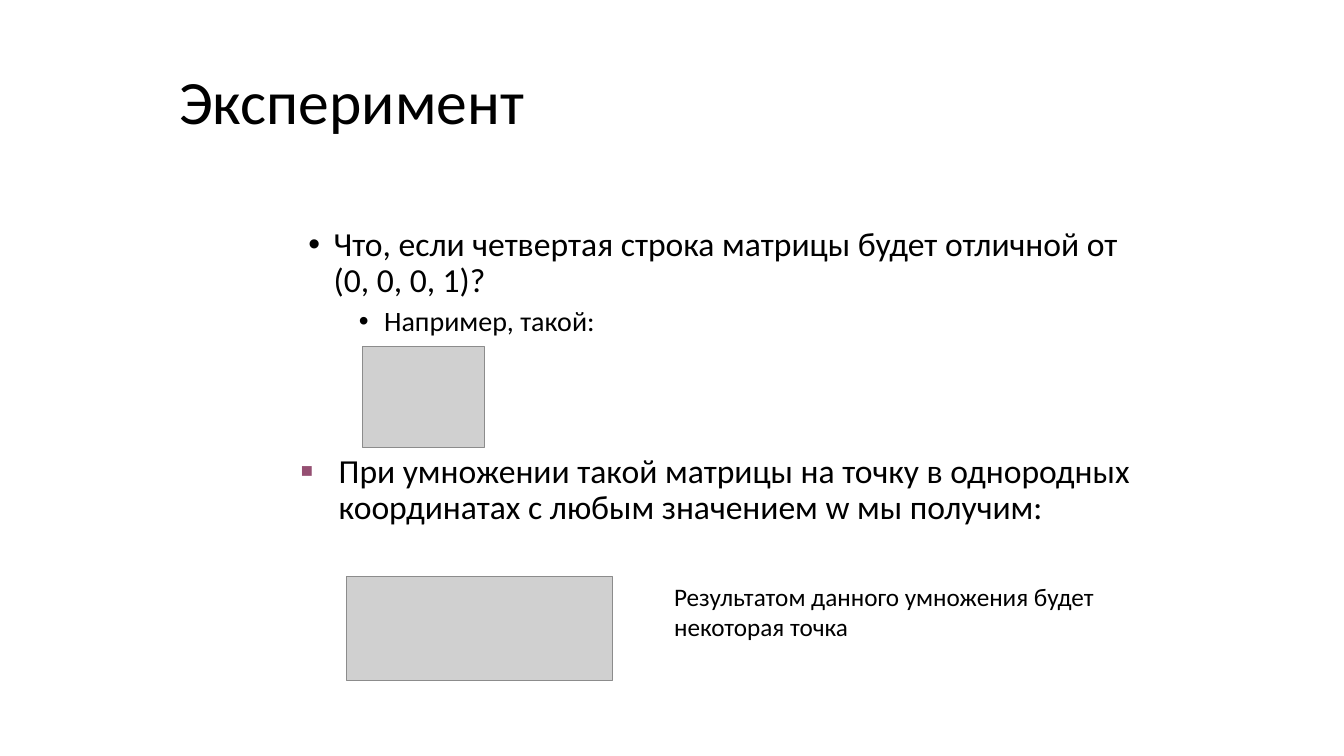
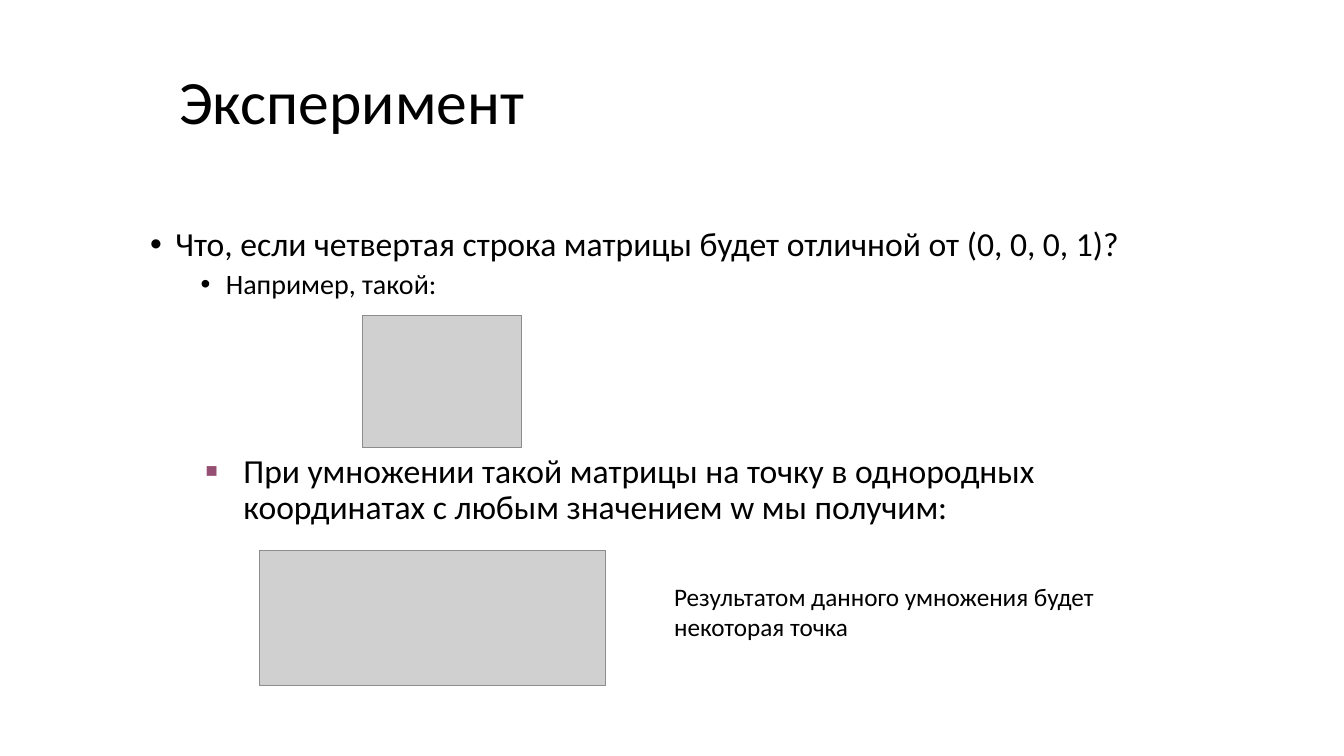
Before and after one commit to alexey-malov/cg-course, a slide deck: slide 145 of lectures/03 - Векторный анализ, трансформации и матрицы.pptx. Drawn at 1344x756 pixels with LibreOffice and Linux fonts; fonts in the diff are those of the drawing; grey boxes stand for pictures. Boxes give left, top, right and bottom in pixels: in the first picture for what was removed or moved away, otherwise in the second. Text is boxed around its words. In the diff, an @@ line names an element or a change of style, - is before the commit and + after.

```diff
--- a/lectures/03 - Векторный анализ, трансформации и матрицы.pptx
+++ b/lectures/03 - Векторный анализ, трансформации и матрицы.pptx
@@ text "Что, если четвертая строка матрицы ..." rewrapped from bbox=[334, 233, 1117, 336] to bbox=[175, 231, 1119, 299] @@
@@ picture: place and size @@
-picture at bbox=[363, 347, 485, 448]
+picture at bbox=[363, 316, 521, 447]
@@ text "При умножении такой матрицы на ...": place and size @@
-text "При умножении такой матрицы на ..." at bbox=[339, 460, 1129, 525]
+text "При умножении такой матрицы на ..." at bbox=[243, 460, 1034, 525]
@@ picture: place and size @@
-picture at bbox=[347, 577, 613, 681]
+picture at bbox=[259, 551, 606, 686]
```
Also in this commit, not shown: 14 other slides changed, 2 slides added, 1 other file.
